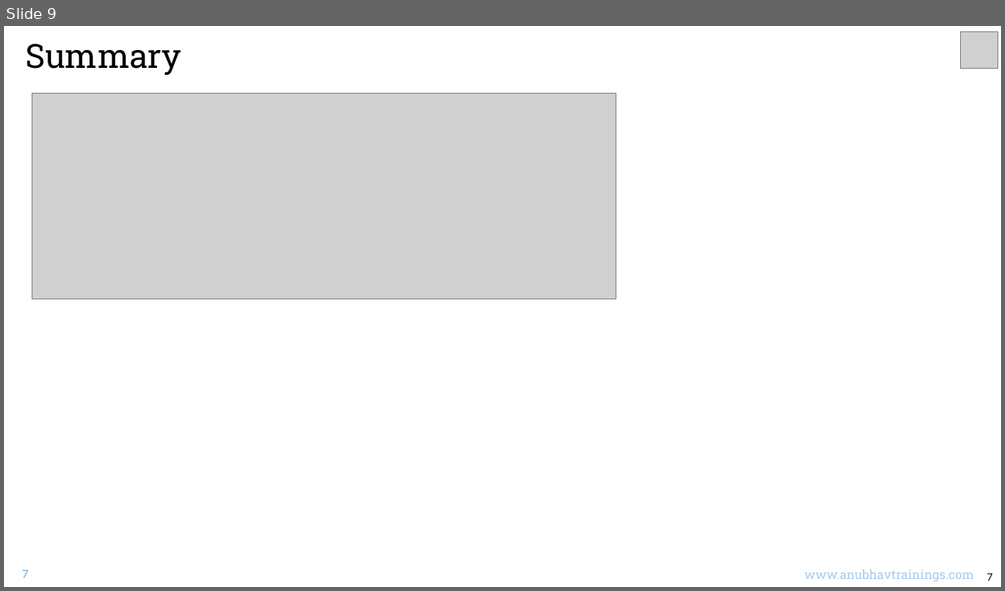
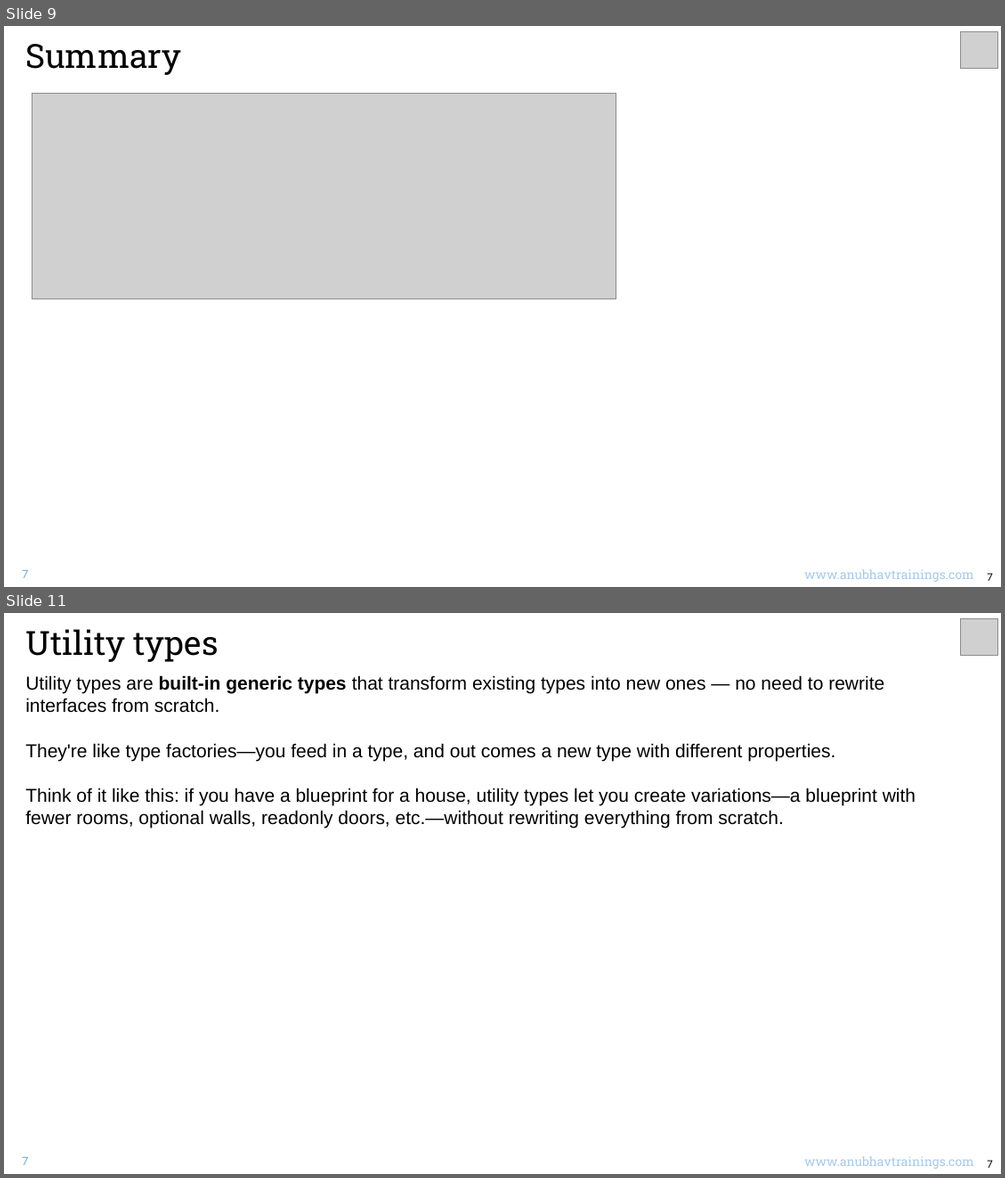
Before and after one commit to soyuztechnologies/typescript_training_capm, a slide deck: Day 2/DAY-2.pptx. Shown one above the other, each under a label of ours: slide 9 before the commit, slides 9 and 11 after it; the slides between them are not shown. The pictures are 1005x591 and 1005x1178 pixels, drawn with LibreOffice and Linux fonts; fonts in the diff are those of the drawing; grey boxes stand for pictures. Boxes give left, top, right and bottom in pixels: in the first picture for what was removed or moved away, otherwise in the second. Text is boxed around its words. In the diff, an @@ line names an element or a change of style, - is before the commit and + after.

Commit message:
Auto bot updater Anubhav Trainings

```diff
--- a/Day 2/DAY-2.pptx
+++ b/Day 2/DAY-2.pptx
@@ slide 11 added at bbox=[4, 613, 1001, 1174], background #FFFFFF @@
@@ text added at bbox=[25, 629, 218, 662], 32 pt, text #000000 @@
+Utility types
@@ picture added at bbox=[960, 619, 997, 656] @@
@@ text added at bbox=[25, 675, 915, 828], 18 pt, text #000000 @@
+Utility types are built-in generic types that transform existing types into new ones — no need to rewrite interfaces from scratch.
+They're like type factories—you feed in a type, and out comes a new type with different properties.
+Think of it like this: if you have a blueprint for a house, utility types let you create variations—a blueprint with fewer rooms, optional walls, readonly doors, etc.—without rewriting everything from scratch.
@@ text added at bbox=[22, 1157, 28, 1165], 11 pt, text #71AAE0 @@
+7
@@ text added at bbox=[804, 1156, 973, 1168], 12 pt, text #A6CAEC @@
+www.anubhavtrainings.com
@@ text added at bbox=[987, 1159, 993, 1167], 10 pt, text #000000 @@
+7
```
Also in this commit, not shown: 4 other slides added.
